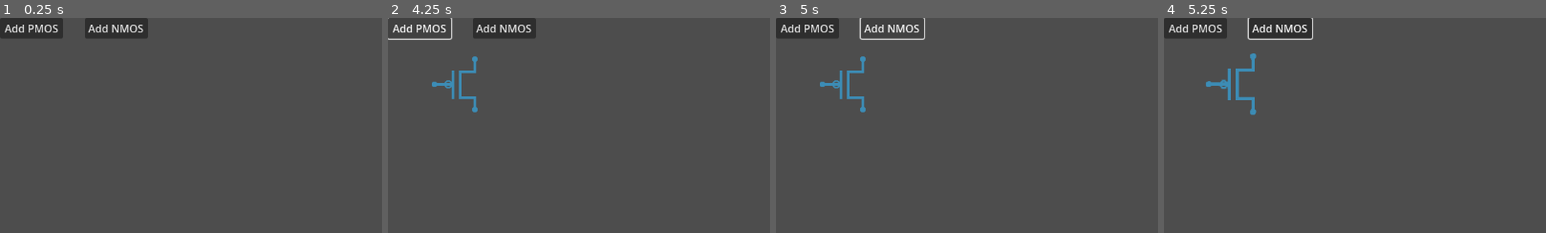
Above: before the commit, frames 1-4 (left to right).
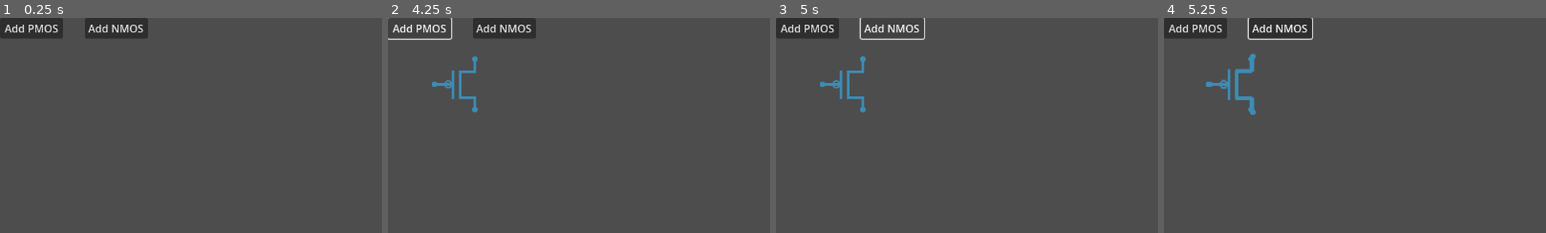
Above: after the commit, the same moments.

Repository: TrueFoXDeN/TransistorGame
Game: Godot game, scene res://Test.tscn
Same seed, same stepped clock (60 frames per second), same inputs: the game is played once before the commit and once after it.
Inputs (mouse positions are % of the whole screen's width and height, from its top left):
- Up to frame 1 (0.25 s): no input
- Up to frame 2 (4.25 s): click "Add PMOS" at 0.5 s; click "Add NMOS" at 1.25 s; click "Add PMOS" at 2 s; click "Add NMOS" at 2.75 s; click "Add PMOS" at 3.5 s
- Up to frame 3 (5 s): click "Add NMOS" at 4.25 s
- Up to frame 4 (5.25 s): tap Enter at 5 s; move the mouse to (9, 15) at 5.02 s; press the mouse at (9, 15) at 5.03 s
The pictures show only the part of the screen within x 0-50%, y 0-50%; the shares and areas given below are measured in that part.

Frames 1-3 are identical in both runs. In frame 4, 0.3% of the frame differs, in the area x 11-25%, y 16-44%.

Commit message:
fixed dragging

Diff:
--- a/GameControl.gd
+++ b/GameControl.gd
@@ -9,6 +9,7 @@
 
 # Called every frame. 'delta' is the elapsed time since the previous frame.
 func _process(delta):
+
 	pass
 
 
--- a/NMOS.gd
+++ b/NMOS.gd
@@ -13,15 +13,21 @@
 func _process(delta):
 	if draggable:
 		if Input.is_action_just_pressed("click"):
+			Global.dragging = true
+			print('set dragging true')
 			offset = get_global_mouse_position() - global_position
 		if Input.is_action_pressed("click"):
 			global_position = get_global_mouse_position() - offset
+		if Input.is_action_just_released("click"):
+			Global.dragging = false
+			print('set dragging false')
 
 
 func _on_mouse_entered():
-	draggable = true
-	var tween = get_tree().create_tween()
-	tween.tween_property(self, "scale", Vector2(1.1, 1.1), 0.1).set_ease(Tween.EASE_OUT)
+	if not Global.dragging:
+		draggable = true
+		var tween = get_tree().create_tween()
+		tween.tween_property(self, "scale", Vector2(1.1, 1.1), 0.1).set_ease(Tween.EASE_OUT)
 
 
 
--- a/PMOS.gd
+++ b/PMOS.gd
@@ -13,15 +13,21 @@
 func _process(delta):
 	if draggable:
 		if Input.is_action_just_pressed("click"):
+			Global.dragging = true
+			print('set dragging true')
 			offset = get_global_mouse_position() - global_position
 		if Input.is_action_pressed("click"):
 			global_position = get_global_mouse_position() - offset
+		if Input.is_action_just_released("click"):
+			Global.dragging = false
+			print('set dragging false')
 
 
 func _on_mouse_entered():
-	draggable = true
-	var tween = get_tree().create_tween()
-	tween.tween_property(self, "scale", Vector2(1.1, 1.1), 0.1).set_ease(Tween.EASE_OUT)
+	if not Global.dragging:
+		draggable = true
+		var tween = get_tree().create_tween()
+		tween.tween_property(self, "scale", Vector2(1.1, 1.1), 0.1).set_ease(Tween.EASE_OUT)
 
 
 
--- /dev/null
+++ b/global.gd
@@ -0,0 +1,3 @@
+extends Node
+
+var dragging = false
--- a/project.godot
+++ b/project.godot
@@ -15,6 +15,10 @@
 config/features=PackedStringArray("4.2", "Forward Plus")
 config/icon="res://icon.svg"
 
+[autoload]
+
+Global="*res://global.gd"
+
 [display]
 
 window/stretch/mode="viewport"
